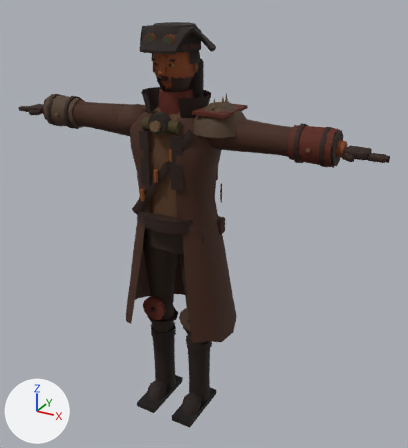
The glTF model creative/3d-characters/captain/exports/tb_captain.three-web-toon.glb as it was, and as the next commit left it.
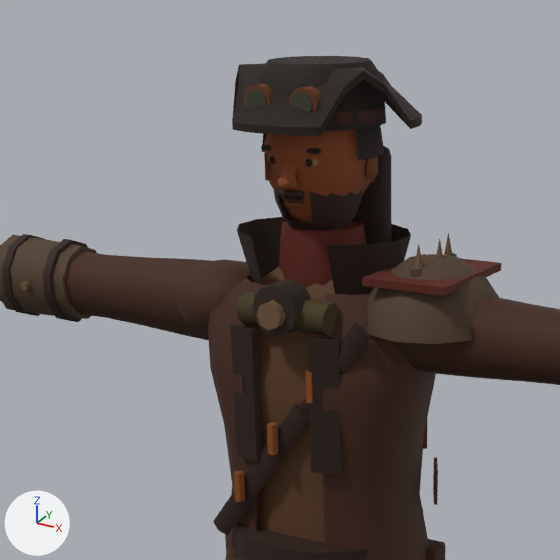
Each version appears first whole from a 50 mm camera at (1.2, -1.949, 1.946) aimed at (0.087, 0.074, 0.934), and next in a close-up on the part from 11% to 66% of the width and 0% to 50% of the height. Lighting does not change. The marker at lower left points along +X, +Y and +Z. The first two pictures are the older version. Vertices at exactly the same position are counted once.

Names of what the first close-up shows: 'captain_mesh'.
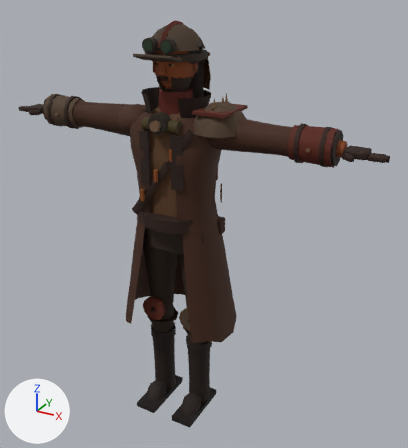
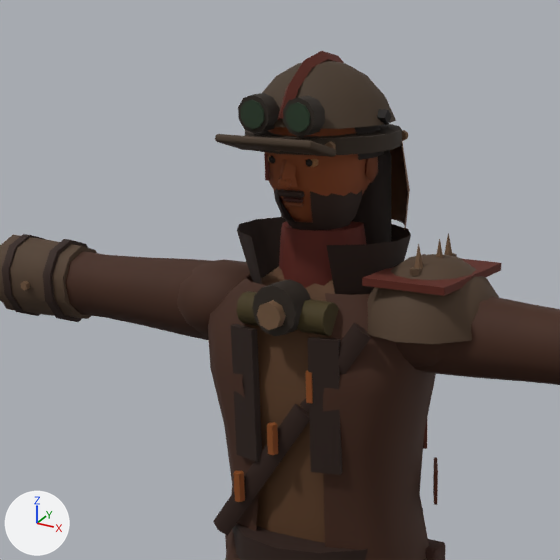
What differs and where, as boxes (x1, y1, x2, y2) in the close-ups (560 x 560 px; the box of a moved part takes in the faces that stretch with it):
'captain_mesh', reshaped: before (0, 56, 560, 560); after (0, 51, 560, 560)
part 1 of me_captain_mesh, added: after (325, 141, 336, 150)
part 2 of me_captain_mesh, added: after (402, 130, 408, 141)
part 3 of me_captain_mesh, added: after (238, 93, 279, 134)
part 4 of me_captain_mesh, added: after (241, 100, 264, 129)
part 5 of me_captain_mesh, added: after (283, 96, 325, 137)
part 6 of me_captain_mesh, added: after (286, 102, 310, 132)
part 7 of me_captain_mesh, rebuilt: before (232, 63, 422, 136); after (262, 61, 396, 129)
part 8 of me_captain_mesh, added: after (281, 141, 410, 230)
part 9 of me_captain_mesh, added (brown): after (277, 51, 344, 121)
part 10 of me_captain_mesh, deleted: before (337, 106, 385, 125)
part 11 of me_captain_mesh, moved or reshaped: before (244, 56, 386, 131); after (215, 109, 402, 157)

The change in detail:
me_captain_mesh is used by ob_captain_mesh; location (0.0, 0.0, 0.0).
me_captain_mesh had 3841 vertices, 7052 faces and spanned x -0.86..0.86, y -0.18..0.19, z 0.0..1.78.
me_captain_mesh now has 4005 vertices, 7308 faces and spans x -0.86..0.86, y -0.18..0.19, z 0.0..1.79.
me_captain_mesh part 1: a new loose piece, a 6-sided cylinder along y spanning x 0.0674..0.0812, y -0.0998..-0.0918, z 1.656..1.672, in mat_tbc_skin.
me_captain_mesh part 2: a new loose piece, a 6-sided cylinder along y spanning x 0.0971..0.1109, y 0.0731..0.0811, z 1.656..1.672, in mat_tbc_skin.
me_captain_mesh part 3: a new loose piece, a 10-sided cylinder along y spanning x -0.067..-0.013, y -0.127..-0.097, z 1.68..1.736, in mat_tbc_skin.
me_captain_mesh part 4: a new loose piece, a 10-sided cylinder along y spanning x -0.06..-0.02, y -0.13..-0.126, z 1.687..1.729, in mat_tbc_skin.
me_captain_mesh part 5: a new loose piece, a 10-sided cylinder along y spanning x 0.013..0.067, y -0.127..-0.097, z 1.68..1.736, in mat_tbc_skin.
me_captain_mesh part 6: a new loose piece, a 10-sided cylinder along y spanning x 0.02..0.06, y -0.13..-0.126, z 1.687..1.729, in mat_tbc_skin.
me_captain_mesh part 7: the loose piece of 48 vertices spanning x -0.16..0.16, y -0.15..0.14, z 1.68..1.77 is rebuilt with 65 vertices and now spans x -0.12..0.12, y -0.11..0.12, z 1.69..1.78.
me_captain_mesh part 8: a new loose piece of 33 vertices spanning x -0.13..0.13, y 0.05..0.15, z 1.52..1.66, in mat_tbc_skin.
me_captain_mesh part 9: a new loose piece of 28 vertices spanning x -0.01..0.01, y -0.12..0.13, z 1.7..1.79, in mat_tbc_skin.
me_captain_mesh part 10: the loose piece of 28 vertices spanning x -0.1..0.1, y -0.1..0.1, z 1.69..1.71 is deleted.
me_captain_mesh part 11: 11 vertices moved from x -0.08..0.05, y -0.12..0.08, z 1.7..1.78 to x -0.11..0.08, y -0.17..-0.04, z 1.65..1.67; 111 vertices removed from x -0.1..0.1, y -0.12..0.11, z 1.68..1.78; 97 vertices added at x -0.12..0.12, y -0.17..0.13, z 1.65..1.71.
Other edits to the shape of me_captain_mesh do not show in these pictures.
